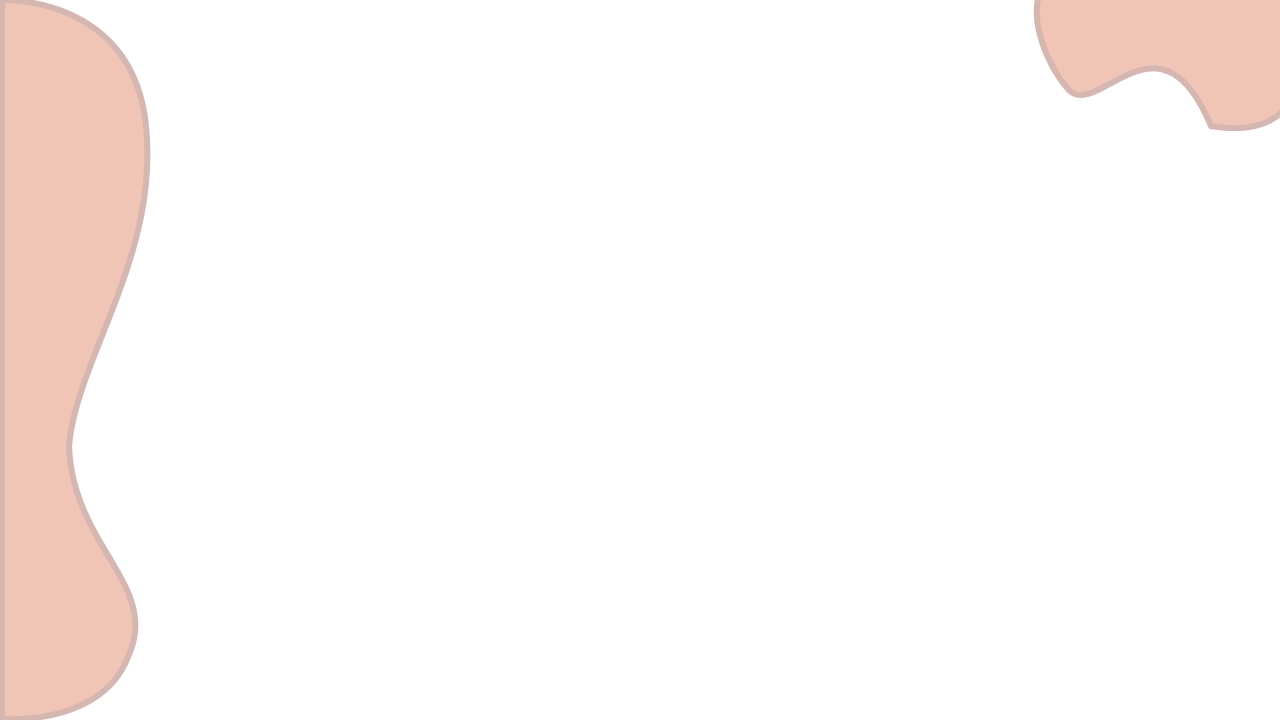
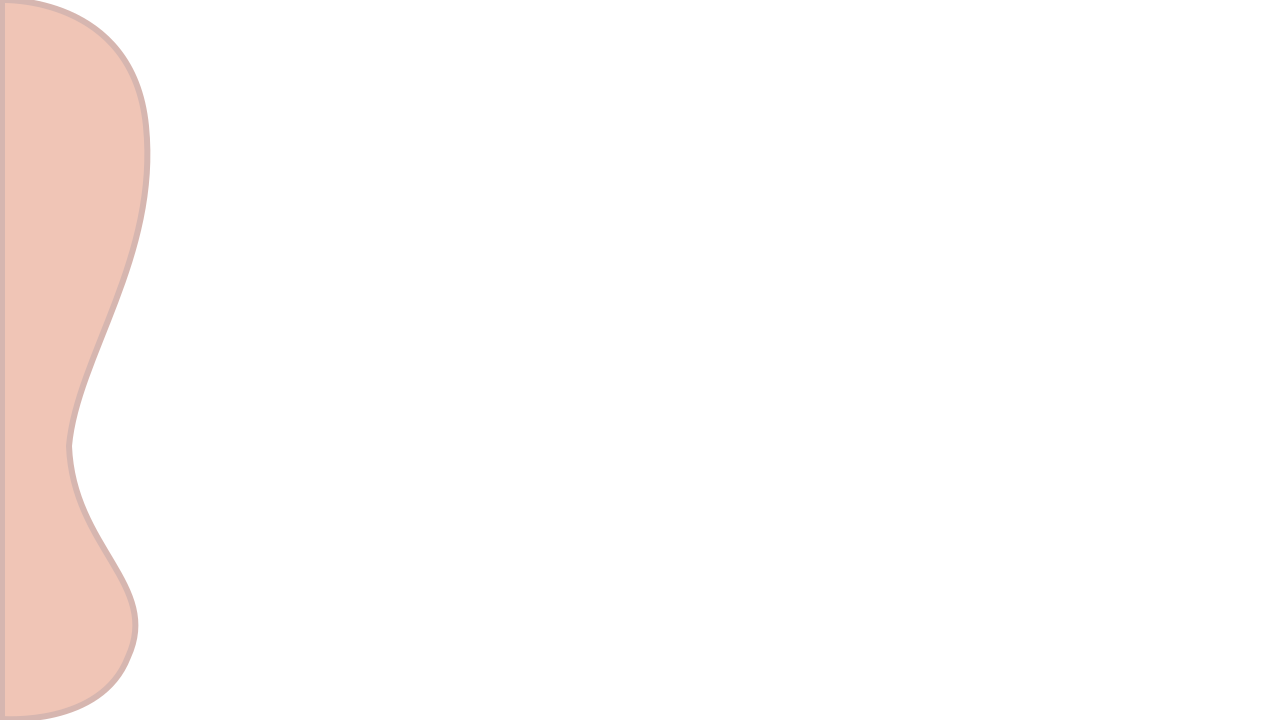
Two versions of the same layered image (1280 x 720). Layer-by-layer changes:
removed layer "Layer" over (1033, 0, 1280, 132)
renamed "Layer #1" to "Upper Menu", hid it, painted on it over (1033, 0, 1280, 132)
